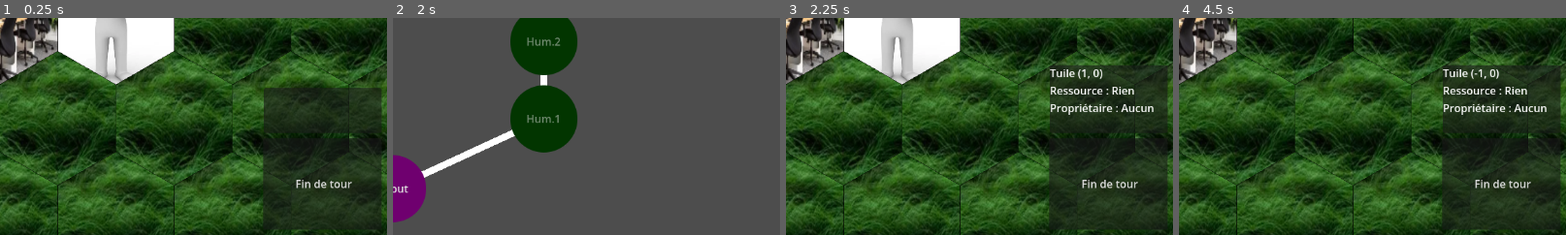
Above: before the commit, frames 1-4 (left to right).
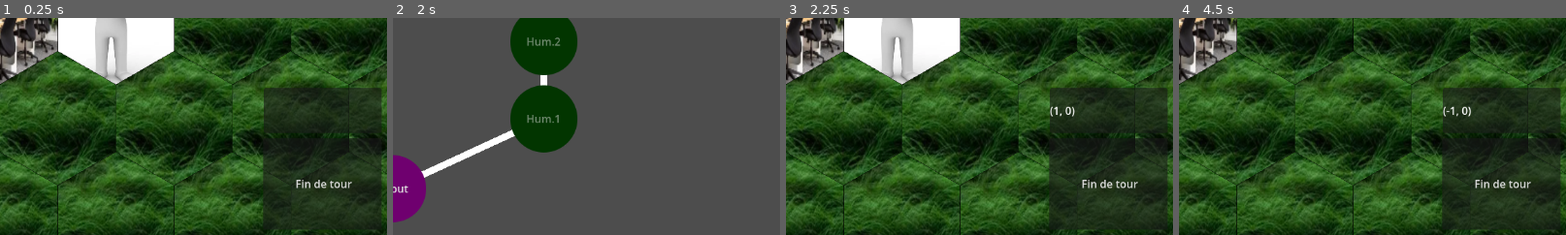
Above: after the commit, the same moments.

Repository: Shoshore/M2-Projet_Jeux_Serieux
Game: Godot game, scene res://Scenes/tile_map.tscn
Same seed, same stepped clock (60 frames per second), same inputs: the game is played once before the commit and once after it. The engine's default icon, where the game draws it, is replaced by a stand-in: a white triangle on a blue panel in a dark square.
Inputs (mouse positions are % of the whole screen's width and height, from its top left):
- Up to frame 1 (0.25 s): no input
- Up to frame 2 (2 s): click "Fin de tour" at 0.5 s; click "Arbre de compétence" at 1.25 s
- Up to frame 3 (2.25 s): tap Enter at 2 s; move the mouse to (72, 45) at 2.02 s; click (72, 45) at 2.17 s
- Up to frame 4 (4.5 s): click "Fin de tour" at 2.75 s; click "Arbre de compétence" at 3.5 s; tap Space at 4.25 s; move the mouse to (30, 55) at 4.27 s; click (30, 55) at 4.42 s
The pictures show only the part of the screen within x 50-100%, y 50-100%; the shares and areas given below are measured in that part.

Frames 1-2 are identical in both runs. In frame 3, 3.5% of the frame differs, in the area x 68-99%, y 21-46%; in frame 4, 3.5%.

Commit message:
Refactor of manager file into a manager script file Added Id Texture  component Added getter and setter for some component Fixed somed var name Changed a little how texture were set

Diff:
--- a/Scenes/tile_map.tscn
+++ b/Scenes/tile_map.tscn
@@ -1,14 +1,14 @@
 [gd_scene format=3 uid="uid://biiaq830tnok3"]
 
-[ext_resource type="Script" uid="uid://btlanxdhvpouc" path="res://scripts/turn_manager.gd" id="1_rlxc1"]
-[ext_resource type="Script" uid="uid://fjfec22nif3i" path="res://scripts/camera_manager.gd" id="2_1n30v"]
+[ext_resource type="Script" uid="uid://btlanxdhvpouc" path="res://scripts/manager/turn_manager.gd" id="1_rlxc1"]
+[ext_resource type="Script" uid="uid://fjfec22nif3i" path="res://scripts/manager/camera_manager.gd" id="2_1n30v"]
 [ext_resource type="PackedScene" uid="uid://cnlc6icyqflob" path="res://Scenes/Ressources.tscn" id="3_03na7"]
 [ext_resource type="PackedScene" uid="uid://dtse2n38biuul" path="res://Scenes/pause_menu.tscn" id="3_bfdkv"]
 [ext_resource type="PackedScene" uid="uid://u8f4qpy7vmam" path="res://Scenes/skillTree.tscn" id="3_xsk5a"]
 [ext_resource type="PackedScene" uid="uid://clvd24krlov8t" path="res://Scenes/Window_info.tscn" id="4_anah5"]
 [ext_resource type="PackedScene" uid="uid://c2tgprmtfh8kh" path="res://Scenes/Tour_info.tscn" id="4_xftlc"]
 [ext_resource type="AudioStream" uid="uid://dmmixpc8wgrje" path="res://Audio/mlrpg3_mario_wahoo.wav" id="6_6mpdi"]
-[ext_resource type="Script" uid="uid://gajots8yhk82" path="res://scripts/input_manager.gd" id="7_xsk5a"]
+[ext_resource type="Script" uid="uid://gajots8yhk82" path="res://scripts/manager/input_manager.gd" id="7_xsk5a"]
 
 [sub_resource type="ArrayMesh" id="ArrayMesh_u0tgg"]
 
--- a/scripts/board/map.gd
+++ b/scripts/board/map.gd
@@ -88,7 +88,7 @@
 
 func get_free_neighbor(coord: Vector2i) -> Tile:
 	for tile in get_neighbors(coord):
-		if tile.building == null and tile.occupant == null:
+		if tile.get_building() == null and tile.get_occupant() == null:
 			return tile
 	return null
 
--- a/scripts/board/tile.gd
+++ b/scripts/board/tile.gd
@@ -2,23 +2,21 @@
 
 class_name Tile
 
-#const HEX_SIZE : float = 20.0
 
-var hex_ground := Polygon2D.new()
-var hex_company := Polygon2D.new()
-var hex_recruiter := Polygon2D.new()
+var hexagon := Polygon2D.new()
 var outline := Line2D.new()
 
+var texture: Texture_component
+
 var coordinate : Vector2i = Vector2i.ZERO
-var ressource : String = "Rien"
-var ceo : String = "Aucun"
-var occupant: Unit = null
-var building: Building = null
+
+var _occupant: Unit = null
+var _building: Building = null
 
 func _ready() -> void:
 	var points := hex_vertices(Global.HEX_SIZE)
 
-	for layer: Polygon2D in [hex_ground, hex_company, hex_recruiter]:
+	for layer: Polygon2D in [hexagon]:
 		layer.polygon = points
 		add_child(layer)
 
@@ -27,10 +25,7 @@
 	outline.width = 1.0
 	outline.default_color = Color(0, 0, 0, 0.35)
 	add_child(outline)
-
-	set_texture_hex(hex_ground, Visuals.GRASS)
-	set_texture_hex(hex_company, Visuals.COMPANY)
-	set_texture_hex(hex_recruiter, Visuals.RECRUITER)
+	texture = Texture_component.new(Visuals.GRASS)
 	reload_visual()
 
 static func hex_vertices(radius: float) -> PackedVector2Array:
@@ -41,60 +36,74 @@
 	return pts
 
 
-func set_sprite(s: Sprite2D, tex: Texture2D) -> void:
-	s.texture = tex
-	if tex == null:
+func set_sprite(sprite: Sprite2D, texture: Texture2D) -> void:
+	sprite.texture = texture
+	if texture == null:
 		return
 	var targeted_length := Global.HEX_SIZE * sqrt(3.0)
-	s.scale = Vector2.ONE * (targeted_length / tex.get_width())
+	sprite.scale = Vector2.ONE * (targeted_length / texture.get_width())
 
-func set_texture_hex(p: Polygon2D, tex: Texture2D) -> void:
-	if p.texture == tex:
+
+func set_texture_hex(polygon: Polygon2D, tex: Texture2D) -> void:
+	if polygon.texture == tex:
 		return
-	p.texture = tex
+	polygon.texture = tex
 	if tex == null:
 		return
 	var width := Global.HEX_SIZE * sqrt(3.0)
 	var height := Global.HEX_SIZE * 2.0
 	var texture_size := Vector2(tex.get_size())
 	var uvs := PackedVector2Array()
-	for v in p.polygon:
+	for v in polygon.polygon:
 		var normalise := Vector2((v.x + width / 2.0) / width, (v.y + height / 2.0) / height)
 		uvs.append(normalise * texture_size)
-	p.uv = uvs
+	polygon.uv = uvs
 
 func reload_visual() -> void:
-	hex_company.visible = building != null
-	hex_recruiter.visible = occupant != null
 
-	if building:
-		set_texture_hex(hex_company, building.texture)
-	elif occupant:
-		set_texture_hex(hex_recruiter, occupant.texture)
+	if _building:
+		set_texture_hex(hexagon, _building.texture.get_texture())
+	elif _occupant:
+		set_texture_hex(hexagon, _occupant.texture.get_texture())
+	else:
+		set_texture_hex(hexagon, texture.get_texture())
+	hexagon.modulate = Color.WHITE
 
-	hex_ground.modulate = Color.WHITE
-	hex_company.modulate = Color.WHITE
-	hex_recruiter.modulate = Color.WHITE
 
-func initialize(q : int, r : int, available_ressource : String = "Rien") -> void:
+func initialize(q : int, r : int) -> void:
 	coordinate = Vector2i(q, r)
-	ressource = available_ressource
+
 
 func get_info() -> Dictionary:
 	return {
 		"coordinate": coordinate,
-		"ressource": ressource,
-		"ceo": ceo
 	}
 
 
 func get_info_text() -> String:
-	return (
-		"Tuile %s\n"
-		+ "Ressource : %s\n"
-		+ "Propriétaire : %s\n"
-	) % [coordinate, ressource, ceo]
+	return str(coordinate)
 
 
 func display_data() -> void:
 	print(get_info_text())
+
+# -----------
+# getter
+# ------------
+func get_building() -> Building:
+	return _building
+
+
+func get_occupant() -> Unit:
+	return _occupant
+
+
+# -----------
+# setter
+# ------------
+func set_building(build: Building) -> void:
+	_building = build
+
+
+func set_occupant(unit: Unit) -> void:
+	_occupant = unit
--- a/scripts/building/building.gd
+++ b/scripts/building/building.gd
@@ -1,17 +1,14 @@
 @abstract
 class_name Building
 
-var _position: Position_component
 
-var _id: int
+var position: Position_component
+var id: Id_component
+var texture: Texture_component
 
-var texture: Texture2D = null
-
-func _init(id: int, spawn_point: Vector2i) -> void:
-	_id = id
-	_position = Position_component.new(spawn_point)
+func _init(id_: int, spawn_point: Vector2i, texture_: Texture2D) -> void:
+	id = Id_component.new(id_)
+	position = Position_component.new(spawn_point)
+	texture = Texture_component.new(texture_)
 
 @abstract func display() -> void
-
-func get_position() -> Vector2i:
-	return _position._position
--- a/scripts/building/company.gd
+++ b/scripts/building/company.gd
@@ -21,9 +21,8 @@
 var _next_unit_type : Create_unit_type
 
 
-func _init(id_unic: int, position_: Vector2i, vision_range: int) -> void:
-	super(id_unic, position_)
-	texture = Visuals.COMPANY
+func _init(id_unic: int, position: Vector2i, vision_range: int) -> void:
+	super(id_unic, position, Visuals.COMPANY)
 	vision = Vision_component.new(vision_range)
 
 # -------------------
@@ -48,21 +47,20 @@
 	var unit: Unit
 	match _next_unit_type:
 		Create_unit_type.RECRUITER:
-			unit = Recruiter.new(_id, _generate_unit_id(), tile.coordinate)
+			unit = Recruiter.new(id.get_id(), _generate_unit_id(), tile.coordinate)
 			_number_recruiter += 1
 
 	if unit == null:
 		return
 
 	_list_unities.push_back(unit)
-	tile.occupant = unit
+	tile.set_occupant(unit)
 	tile.reload_visual()
 
 
 func _find_tile(type: Create_unit_type):
 	_next_unit_type = type
-	Global.company_ask_map_tile.emit(_id)
-	print("test", _id)
+	Global.company_ask_map_tile.emit(id.get_id())
 
 
 func _fire_consequence():
@@ -80,7 +78,7 @@
 
 func _find_unit_by_id(unit_id: int) -> Unit:
 	for unit in _list_unities:
-		if unit._id == unit_id:
+		if unit.id.get_id() == unit_id:
 			return unit
 	return null
 
@@ -90,7 +88,7 @@
 	if index == -1:
 		return
 	_list_unities.remove_at(index)
-	Global.company_fire_employee.emit(unit.movement.position._position)
+	Global.company_fire_employee.emit(unit.movement.position.get_position())
 
 
 func fire_employee(type: Employee_type, id_: int = -1) -> void:
--- a/scripts/building/recruitement_building.gd
+++ b/scripts/building/recruitement_building.gd
@@ -6,13 +6,16 @@
 	RESEARCHER
 }
 
+
 var _ressource : Ressources
 
-func _init(id_unic: int, position_: Vector2i, ressource : Ressources) -> void:
-	super(id_unic, position_)
-	texture = Visuals.RECRUITEMENT
+
+func _init(id_unic: int, position_: Vector2i, ressource: Ressources) -> void:
+	var texture := Visuals.RECRUITEMENT
+	super(id_unic, position_, texture)
 	_ressource = ressource
 
+
 func display():
-	print("Position : ", _position.x, _position.y)
+	print("Position : ", position.get_position())
 	print("Ressource : ", _ressource)
--- /dev/null
+++ b/scripts/component/id_component.gd
@@ -0,0 +1,12 @@
+class_name Id_component
+extends RefCounted
+
+var _id : int
+
+
+func _init(id : int) -> void:
+	_id = id
+
+
+func get_id() -> int:
+	return _id
--- a/scripts/component/movement_component.gd
+++ b/scripts/component/movement_component.gd
@@ -24,5 +24,5 @@
 		return false
 
 	_current_movement -= distance_cost
-	position._position = new_position
+	position.set_position(new_position)
 	return true
--- a/scripts/component/position_component.gd
+++ b/scripts/component/position_component.gd
@@ -5,3 +5,11 @@
 
 func _init(spawn_position: Vector2i = Vector2i.ZERO) -> void:
 	_position = spawn_position
+
+
+func get_position() -> Vector2i:
+	return _position
+
+
+func set_position(position: Vector2i) -> void:
+	_position = position
--- /dev/null
+++ b/scripts/component/texture_component.gd
@@ -0,0 +1,14 @@
+class_name Texture_component
+extends RefCounted
+
+var _texture: Texture2D = null
+
+func _init(texture: Texture2D) -> void:
+	_texture = texture
+
+func get_texture() -> Texture2D:
+	return _texture
+
+
+func set_texture(texture: Texture2D) -> void:
+	_texture = texture
--- a/scripts/controller/selection_controller.gd
+++ b/scripts/manager/selection_manager.gd
@@ -1,4 +1,4 @@
-class_name Selection_controller
+class_name Selection_manager
 extends RefCounted
 
 var map: Map
@@ -9,29 +9,29 @@
 
 
 func _get_current_tile(unit: Unit) -> Tile:
-	return map.get_tile_at(unit.movement.position._position)
+	return map.get_tile_at(unit.movement.position.get_position())
 
 
 
 func on_tile_clicked(tile: Tile) -> void:
-	var unit = tile.occupant
+	var unit = tile.get_occupant()
 	if  unit != null:
 		if unit == selected_unit:
 			selected_unit = null
 		else:
-			selected_unit = tile.occupant
+			selected_unit = unit
 		return
 
 	if selected_unit == null:
 		return
 
-	if tile.building != null:
+	if tile.get_building() != null:
 		return
 
 	var from_tile: Tile = _get_current_tile(selected_unit)
 	if selected_unit.movement.move_to(tile.coordinate):
 		if from_tile != null:
-			from_tile.occupant = null
-		tile.occupant = selected_unit
+			from_tile.set_occupant(null)
+		tile.set_occupant(selected_unit)
 	selected_unit = null
 	map.refresh()
--- a/scripts/turn_manager.gd
+++ b/scripts/manager/turn_manager.gd
@@ -4,7 +4,7 @@
 var skillTreeText = "Arbre de compétence"
 
 var map := Map.new()
-var selection := Selection_controller.new(map)
+var selection_manager := Selection_manager.new(map)
 @onready var label_info: Label = get_node("CanvasLayer/info/Label")
 
 const GAME_LENGTH := 30
@@ -35,13 +35,13 @@
 	var tile: Tile = map.tiles_by_coord[origin]
 	company_array[0] = Company.new(0, origin, 5)
 	company_array[0]._find_tile(Company.Create_unit_type.RECRUITER)
-	tile.building = company_array[0]
+	tile.set_building(company_array[0])
 	tile.reload_visual()
 
 	var pos_recruitement := Vector2i(2, -2)
 	var tile_recruitement : Tile = map.tiles_by_coord[pos_recruitement]
 	var recruitement_building := Recruitement_building.new(0, pos_recruitement, Recruitement_building.Ressources.DEVELOPPER)
-	tile_recruitement.building = recruitement_building
+	tile_recruitement.set_building(recruitement_building)
 	recrutement_site_array[0] = recruitement_building
 	tile_recruitement.reload_visual()
 
@@ -106,7 +106,7 @@
 	var tile := map.get_tile_at(coord)
 	if tile != null:
 		_on_tile_clicked(tile)
-		selection.on_tile_clicked(tile)
+		selection_manager.on_tile_clicked(tile)
 		print("tile")
 	else:
 		print("no tile")
@@ -132,7 +132,7 @@
 # ------------
 func _compagny_tile_free(id: int) -> void:
 	var current_compagny := company_array[id]
-	var free_tile := map.get_free_neighbor(current_compagny.get_position())
+	var free_tile := map.get_free_neighbor(current_compagny.position.get_position())
 	current_compagny.create_unit(free_tile)
 
 
--- a/scripts/unit/recruiter.gd
+++ b/scripts/unit/recruiter.gd
@@ -2,5 +2,4 @@
 class_name Recruiter
 
 func _init(company_id: int, id: int, spawn_point: Vector2i) -> void:
-	super(company_id, id, spawn_point, 3, 3)
-	texture = Visuals.RECRUITER
+	super(company_id, id, spawn_point, 3, 3, Visuals.RECRUITER)
--- a/scripts/unit/unit.gd
+++ b/scripts/unit/unit.gd
@@ -3,17 +3,17 @@
 
 var vision: Vision_component
 var movement: Movement_component
+var id: Id_component
 
-var _id: int
 var _compagny_id: int
+var texture: Texture_component
 
-var texture: Texture2D = null
-
-func _init(compagny_id: int, id: int, spawn_point: Vector2i, max_movement: int, vision_range: int) -> void:
+func _init(compagny_id: int, id_: int, spawn_point: Vector2i, max_movement: int, vision_range: int, texture_: Texture2D) -> void:
 	_compagny_id = compagny_id
-	_id = id
+	id = Id_component.new(id_)
 	vision = Vision_component.new(vision_range)
 	movement = Movement_component.new(max_movement, Position_component.new(spawn_point))
+	texture = Texture_component.new(texture_)
 
 func update_end_turn() -> void:
 	movement.update_end_turn()
Not shown, added: scripts/component/id_component.gd.uid
Not shown, added: scripts/component/texture_component.gd.uid
Renamed: scripts/camera_manager.gd -> scripts/manager/camera_manager.gd
Renamed: scripts/camera_manager.gd.uid -> scripts/manager/camera_manager.gd.uid
Renamed: scripts/input_manager.gd -> scripts/manager/input_manager.gd
Renamed: scripts/input_manager.gd.uid -> scripts/manager/input_manager.gd.uid
Renamed: scripts/controller/selection_controller.gd.uid -> scripts/manager/selection_manager.gd.uid
Renamed: scripts/turn_manager.gd.uid -> scripts/manager/turn_manager.gd.uid
